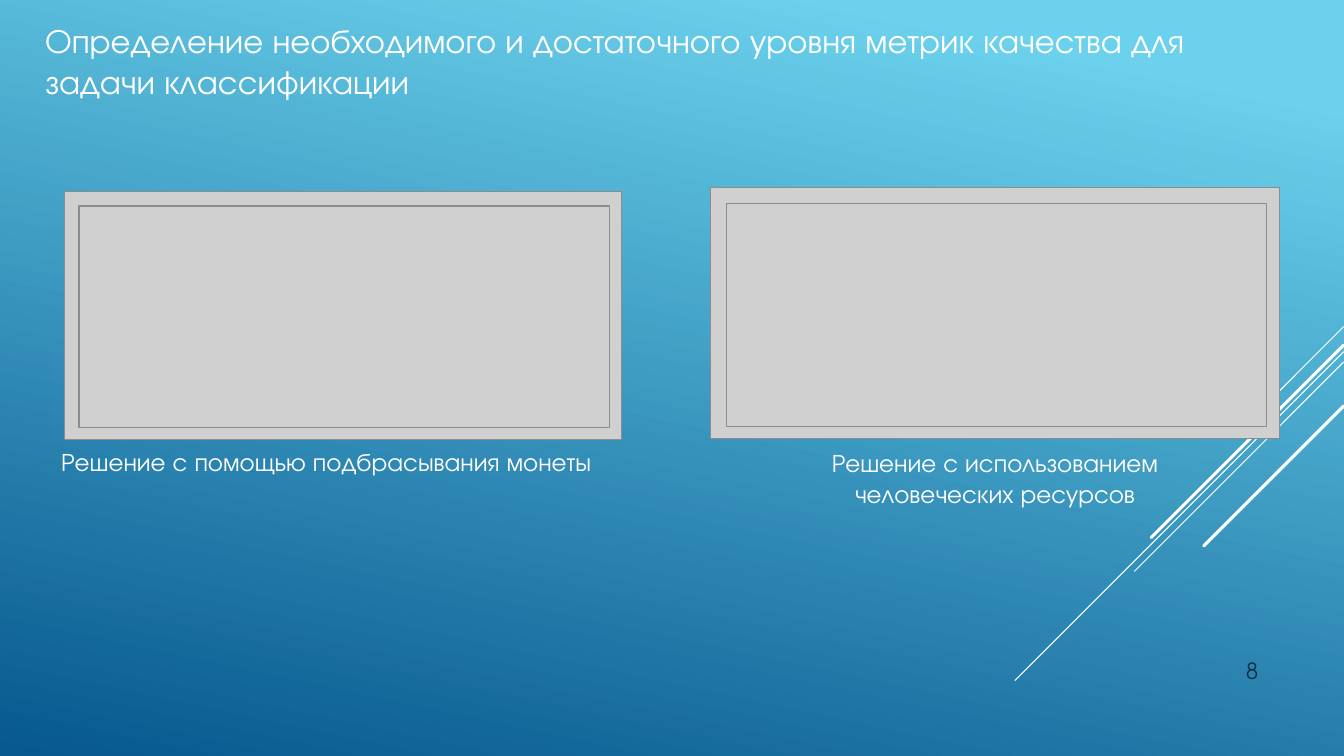
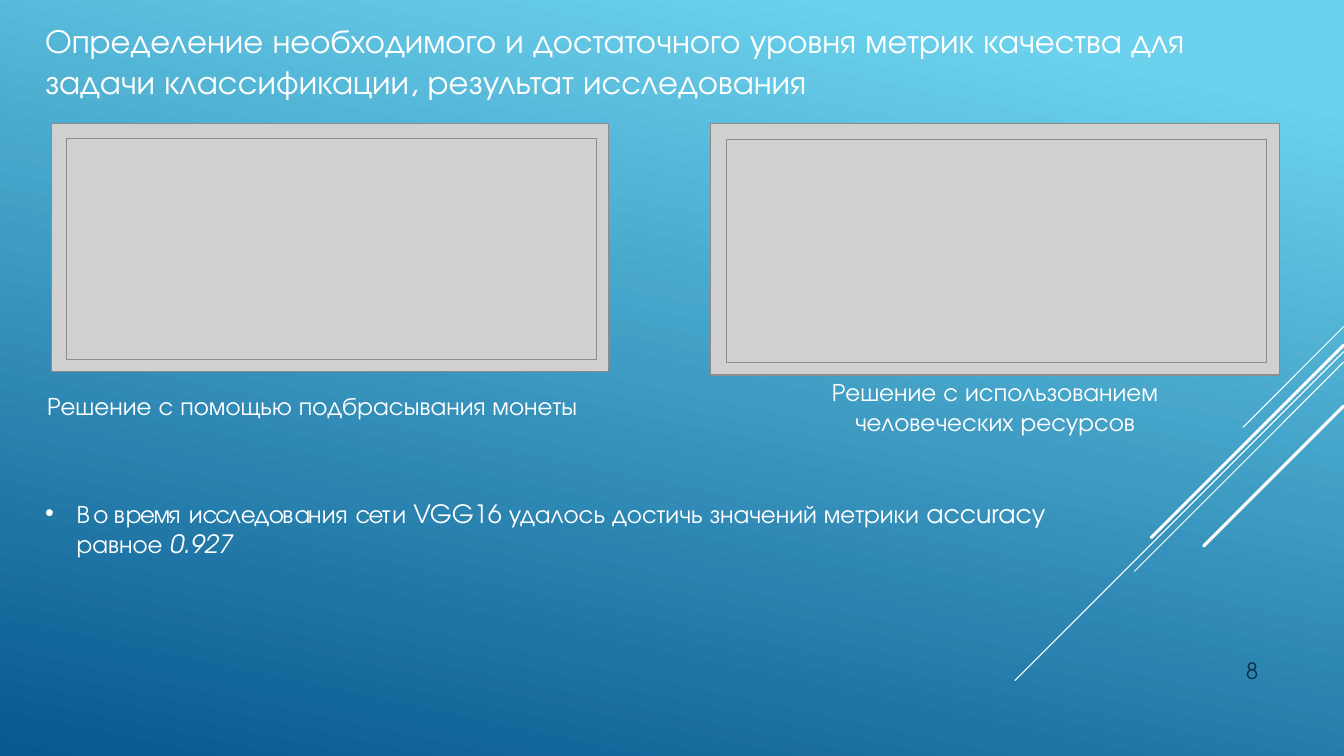
Before and after one commit to JacKira/Airbus_ship_detection, a slide deck: slide 8 of Отчет/ВКР презентация.pptx. Drawn at 1344x756 pixels with LibreOffice and Linux fonts; fonts in the diff are those of the drawing; grey boxes stand for pictures. Boxes give left, top, right and bottom in pixels: in the first picture for what was removed or moved away, otherwise in the second. Text is boxed around its words. In the diff, an @@ line names an element or a change of style, - is before the commit and + after.

```diff
--- a/Отчет/ВКР презентация.pptx
+++ b/Отчет/ВКР презентация.pptx
@@ text at bbox=[45, 30, 1184, 100]: text changed @@
-Определение необходимого и достаточного уровня метрик качества для задачи классификации
+Определение необходимого и достаточного уровня метрик качества для задачи классификации, результат исследования
@@ picture: place and size @@
-picture at bbox=[65, 192, 622, 440]
+picture at bbox=[51, 124, 609, 372]
@@ picture: place and size @@
-picture at bbox=[79, 206, 609, 426]
+picture at bbox=[67, 138, 597, 359]
@@ picture: place and size @@
-picture at bbox=[711, 188, 1280, 439]
+picture at bbox=[711, 124, 1280, 375]
@@ picture: place and size @@
-picture at bbox=[726, 204, 1267, 426]
+picture at bbox=[726, 139, 1267, 362]
@@ text "Решение с помощью подбрасывания монеты": place and size @@
-text "Решение с помощью подбрасывания монеты" at bbox=[61, 454, 592, 476]
+text "Решение с помощью подбрасывания монеты" at bbox=[47, 398, 577, 420]
@@ text "Решение с использованием человеческих ресурсов": place and size @@
-text "Решение с использованием человеческих ресурсов" at bbox=[832, 455, 1158, 508]
+text "Решение с использованием человеческих ресурсов" at bbox=[832, 384, 1158, 436]
@@ text added at bbox=[77, 504, 1045, 558], 18 pt, text #FFFFFF @@
+• Во время исследования сети VGG16 удалось достичь значений метрики accuracy равное 0.927
```
Also in this commit, not shown: 2 other slides changed, 4 slides added, 2 slides removed, 1 other file.
